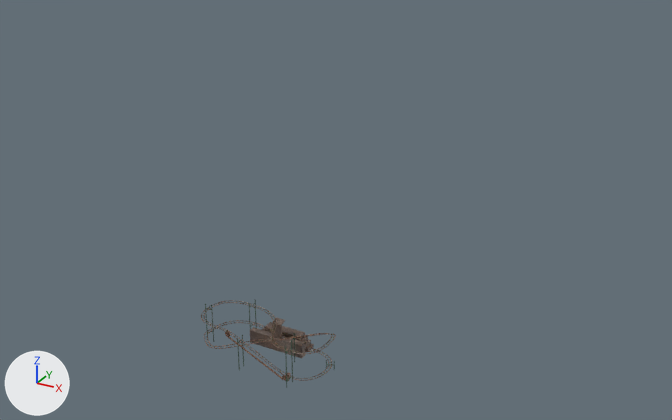
The Blender file media/blend/track_backup.blend, before and after one commit.
The view is the same before and after, from a 50 mm lens placed at (131.0, -196.0, 151.0), pointed at (-62.0, 155.0, -25.0). The axes (+X, +Y, +Z) are drawn at lower left. The lights are the same throughout.

Objects in the first picture: 'BezierCurve.001', 'Cube.007'.
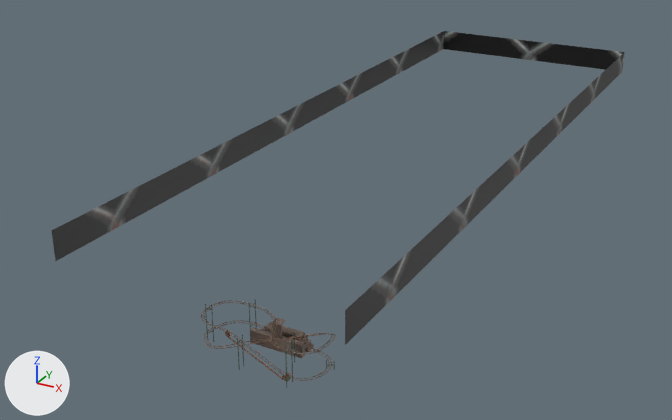
Commit message: Добавлено: grid

Where the change shows, as pixel boxes (x1, y1, x2, y2) in the pictures (672 x 420 px):
'Plane', added (black): after (51, 31, 625, 345)

What changed in the scene script:
```text
Add img_grid_png:
    img_grid_png = load_image('grid.png', '../textures/grid.png', 916, 562, 'sRGB')
Add mat_grid_png:
    mat_grid_png = principled_material('grid.png')
    mat_grid_png.texture = img_grid_png
Add me_plane:
    me_plane.from_pydata(...)  # 8 vertices, 3 faces; spans x -26.0..92.0, y -27.0..330.0, z -6.0..6.0
    me_plane.materials.append(mat_grid_png)  # picture img_grid_png
Add ob_plane:
    ob_plane = bpy.data.objects.new('Plane', me_plane)
    ob_plane.location = (-75.2, 45.1, 5.6)
```
